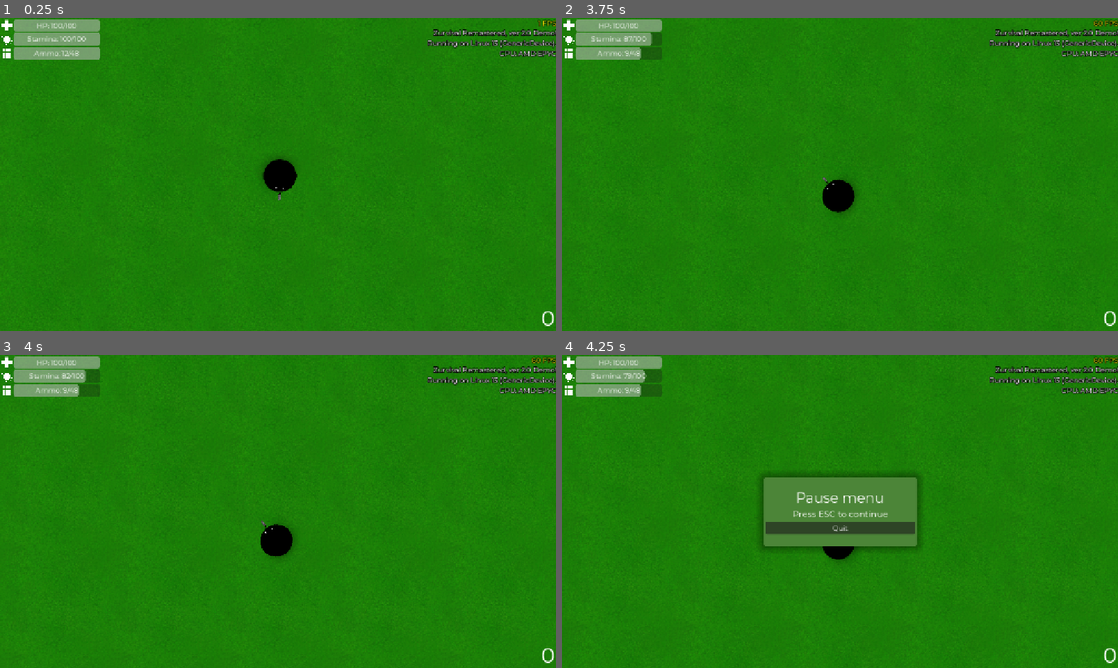
Above: before the commit, frames 1-4 (two rows, left to right).
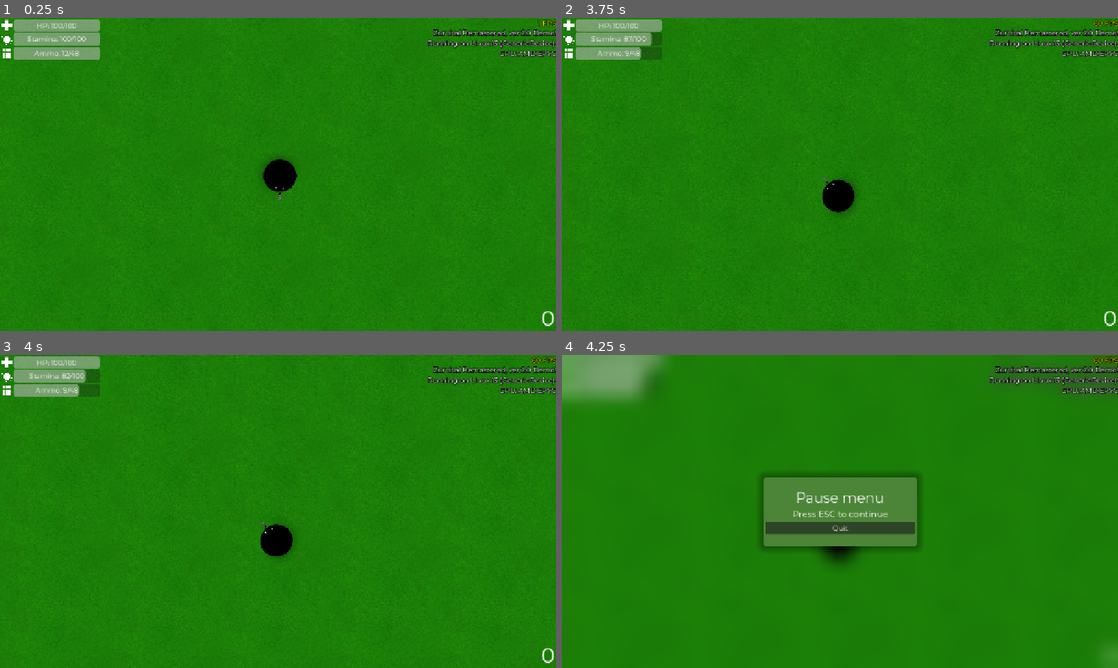
Above: after the commit, the same moments.

Repository: klodskateam/zurvival-remastered
Game: Godot game, scene res://game.tscn
Same seed, same stepped clock (60 frames per second), same inputs: the game is played once before the commit and once after it. This scene is started directly instead of the project's main scene.
Inputs (mouse positions are in pixels of both pictures, inside the frame that each line leads up to):
- Up to frame 1 (0.25 s): no input
- Up to frame 2 (3.75 s): move the mouse to (812, 237) at 0.52 s; hold Up (ui_up) 0.53-1.25 s; hold Shift (run) 0.53-1.25 s; click (812, 237) at 0.67 s; tap Enter at 1.25 s; drag from (1006, 221) to (812, 237) at 1.27 s; tap Space (reload) at 2 s; move the mouse to (673, 127) at 2.02 s; hold A (left) 2.03-2.75 s; hold Shift (run) 2.03-2.75 s; drag from (867, 174) to (673, 127) at 2.77 s; move the mouse to (756, 96) at 3.52 s; hold S (down) from 3.53 s (still down); hold Shift (run) from 3.53 s (still down)
- Up to frame 3 (4 s): keep holding S (down); keep holding Shift (run)
- Up to frame 4 (4.25 s): keep holding S (down); keep holding Shift (run); tap Escape (ui_cancel) at 4.15 s

Frames 1-3 are identical in both runs. In frame 4, 1.9% of the frame differs, in the area x 0-100%, y 0-100%.
Error in both runs: Invalid type in function 'set_locale' in base 'TranslationServer'. Cannot convert argument 1 from Nil to String. (res://global.gd:24)

Commit message:
полезные изменения 2 ™️
Добавлен блюр перед окном game over и pause.
Багфикс: теперь нельзя поставить паузу после смерти

Diff:
--- /dev/null
+++ b/blur.gdshader
@@ -0,0 +1,8 @@
+shader_type canvas_item;
+
+uniform sampler2D screen_texture : hint_screen_texture, filter_linear_mipmap;
+uniform float blur = 15.0;
+
+void fragment() {
+	COLOR = texture(screen_texture, SCREEN_UV, blur);
+}
--- a/game_over.tscn
+++ b/game_over.tscn
@@ -1,11 +1,48 @@
-[gd_scene load_steps=3 format=3 uid="uid://uo6qjyv0h20n"]
+[gd_scene load_steps=11 format=3 uid="uid://uo6qjyv0h20n"]
 
 [ext_resource type="Script" uid="uid://dposi8j5m0gxl" path="res://game_over.gd" id="1_ji23y"]
+[ext_resource type="Shader" uid="uid://4e5td3doxjwy" path="res://blur.gdshader" id="2_ccer4"]
 [ext_resource type="Theme" uid="uid://d2wr8qi0mdxxq" path="res://ui.tres" id="2_tclbe"]
+[ext_resource type="FontFile" uid="uid://mol2p0edntwv" path="res://Resources/Montserrat-Regular.ttf" id="4_28vn7"]
+[ext_resource type="Script" uid="uid://c0d2xpmyrlmvn" path="res://fps.gd" id="5_k2vha"]
+[ext_resource type="Script" uid="uid://dxl2qyx2jdxuw" path="res://info.gd" id="6_fkf4o"]
+
+[sub_resource type="ShaderMaterial" id="ShaderMaterial_8u835"]
+resource_local_to_scene = true
+shader = ExtResource("2_ccer4")
+shader_parameter/blur = 3.07
+
+[sub_resource type="CanvasTexture" id="CanvasTexture_ccer4"]
+
+[sub_resource type="LabelSettings" id="LabelSettings_3u7xm"]
+font = ExtResource("4_28vn7")
+font_color = Color(1, 1, 0, 1)
+outline_size = 5
+outline_color = Color(0, 0, 0, 1)
+
+[sub_resource type="LabelSettings" id="LabelSettings_woa3c"]
+font = ExtResource("4_28vn7")
+outline_size = 5
+outline_color = Color(0, 0, 0, 1)
+shadow_color = Color(0, 0, 0, 1)
 
 [node name="GameOver" type="CanvasLayer"]
 process_mode = 1
 script = ExtResource("1_ji23y")
+
+[node name="TextureRect" type="TextureRect" parent="."]
+material = SubResource("ShaderMaterial_8u835")
+anchors_preset = -1
+anchor_left = -0.132902
+anchor_top = -0.548341
+anchor_right = 0.837411
+anchor_bottom = 0.396103
+offset_left = 169.114
+offset_top = 393.806
+offset_right = 209.114
+offset_bottom = 433.806
+texture = SubResource("CanvasTexture_ccer4")
+metadata/_edit_use_anchors_ = true
 
 [node name="Panel" type="Panel" parent="."]
 anchors_preset = 8
@@ -59,4 +96,25 @@
 layout_mode = 2
 text = "$gotomenu"
 
+[node name="fps" type="Label" parent="."]
+offset_left = 1150.0
+offset_right = 1280.0
+offset_bottom = 23.0
+text = "fps"
+label_settings = SubResource("LabelSettings_3u7xm")
+horizontal_alignment = 2
+vertical_alignment = 1
+script = ExtResource("5_k2vha")
+
+[node name="info" type="Label" parent="."]
+offset_left = 878.0
+offset_top = 23.0
+offset_right = 1280.0
+offset_bottom = 311.0
+text = "Zurvival Remastered, version 2.0DEV"
+label_settings = SubResource("LabelSettings_woa3c")
+horizontal_alignment = 2
+autowrap_mode = 2
+script = ExtResource("6_fkf4o")
+
 [connection signal="pressed" from="Panel/VBoxContainer/GoToMenu" to="." method="_on_go_to_menu_pressed"]
--- a/pause.tscn
+++ b/pause.tscn
@@ -1,7 +1,18 @@
-[gd_scene load_steps=5 format=3 uid="uid://rk6x2yf4sydr"]
+[gd_scene load_steps=13 format=3 uid="uid://rk6x2yf4sydr"]
 
+[ext_resource type="Shader" uid="uid://4e5td3doxjwy" path="res://blur.gdshader" id="1_05lnj"]
 [ext_resource type="Theme" uid="uid://d2wr8qi0mdxxq" path="res://ui.tres" id="1_m8y0o"]
-[ext_resource type="Script" uid="uid://cx3o5bcicskhe" path="res://pausemenu.gd" id="2_64k0p"]
+[ext_resource type="Script" uid="uid://bfn6hxnshtgvt" path="res://pausemenu.gd" id="2_64k0p"]
+[ext_resource type="FontFile" uid="uid://mol2p0edntwv" path="res://Resources/Montserrat-Regular.ttf" id="4_jg8ls"]
+[ext_resource type="Script" uid="uid://c0d2xpmyrlmvn" path="res://fps.gd" id="5_u063c"]
+[ext_resource type="Script" uid="uid://dxl2qyx2jdxuw" path="res://info.gd" id="6_56vcw"]
+
+[sub_resource type="ShaderMaterial" id="ShaderMaterial_m0a22"]
+resource_local_to_scene = true
+shader = ExtResource("1_05lnj")
+shader_parameter/blur = 3.07
+
+[sub_resource type="CanvasTexture" id="CanvasTexture_w2ufp"]
 
 [sub_resource type="LabelSettings" id="LabelSettings_xow8s"]
 font_size = 32
@@ -9,7 +20,33 @@
 [sub_resource type="LabelSettings" id="LabelSettings_h7hc0"]
 font_size = 20
 
+[sub_resource type="LabelSettings" id="LabelSettings_21xor"]
+font = ExtResource("4_jg8ls")
+font_color = Color(1, 1, 0, 1)
+outline_size = 5
+outline_color = Color(0, 0, 0, 1)
+
+[sub_resource type="LabelSettings" id="LabelSettings_a1xvq"]
+font = ExtResource("4_jg8ls")
+outline_size = 5
+outline_color = Color(0, 0, 0, 1)
+shadow_color = Color(0, 0, 0, 1)
+
 [node name="Pause" type="CanvasLayer"]
+
+[node name="TextureRect" type="TextureRect" parent="."]
+material = SubResource("ShaderMaterial_m0a22")
+anchors_preset = -1
+anchor_left = -0.132902
+anchor_top = -0.548341
+anchor_right = 0.837411
+anchor_bottom = 0.396103
+offset_left = 169.114
+offset_top = 393.806
+offset_right = 209.114
+offset_bottom = 433.806
+texture = SubResource("CanvasTexture_w2ufp")
+metadata/_edit_use_anchors_ = true
 
 [node name="Panel" type="Panel" parent="."]
 anchors_preset = 8
@@ -57,4 +94,25 @@
 text = "$quit"
 script = ExtResource("2_64k0p")
 
+[node name="fps" type="Label" parent="."]
+offset_left = 1150.0
+offset_right = 1280.0
+offset_bottom = 23.0
+text = "fps"
+label_settings = SubResource("LabelSettings_21xor")
+horizontal_alignment = 2
+vertical_alignment = 1
+script = ExtResource("5_u063c")
+
+[node name="info" type="Label" parent="."]
+offset_left = 878.0
+offset_top = 23.0
+offset_right = 1280.0
+offset_bottom = 311.0
+text = "Zurvival Remastered, version 2.0DEV"
+label_settings = SubResource("LabelSettings_a1xvq")
+horizontal_alignment = 2
+autowrap_mode = 2
+script = ExtResource("6_56vcw")
+
 [connection signal="pressed" from="Panel/VBoxContainer/Quit" to="Panel/VBoxContainer/Quit" method="_on_pressed"]
--- a/pause_manager.gd
+++ b/pause_manager.gd
@@ -4,10 +4,10 @@
 
 var PAUSEMENU = false
 var PAUSE = false
-
+var PAUSELOCK = false
 
 func _input(event: InputEvent) -> void:
-	if event.is_action_pressed("ui_cancel"):
+	if (event.is_action_pressed("ui_cancel") and (PAUSELOCK != true)):
 		PAUSE = !PAUSE
 		PAUSEMENU = !PAUSEMENU
 
--- a/player.gd
+++ b/player.gd
@@ -1,5 +1,5 @@
 extends CharacterBody2D
-
+class_name Player
 
 @onready var score: Label = $"../UI/Score"
 
@@ -24,6 +24,7 @@
 @export var MAX_BULLETS = 12
 var SCORE = 0
 var RUNLOCK = 0
+@export var ded: bool = false
 
 @export var REGULAR_SPEED = 300
 @export var RUN_SPEED = 400
@@ -98,6 +99,7 @@
 			rotate(PI / 2)
 	if (HEALTH <= 0) and ($Person != null):
 		$"../PauseManager".PAUSE = true
+		$"../PauseManager".PAUSELOCK = true
 		$Person.queue_free()
 		$"../GameOver".show()
 		$"../GameOver".set_scores()
Not shown, added: blur.gdshader.uid
